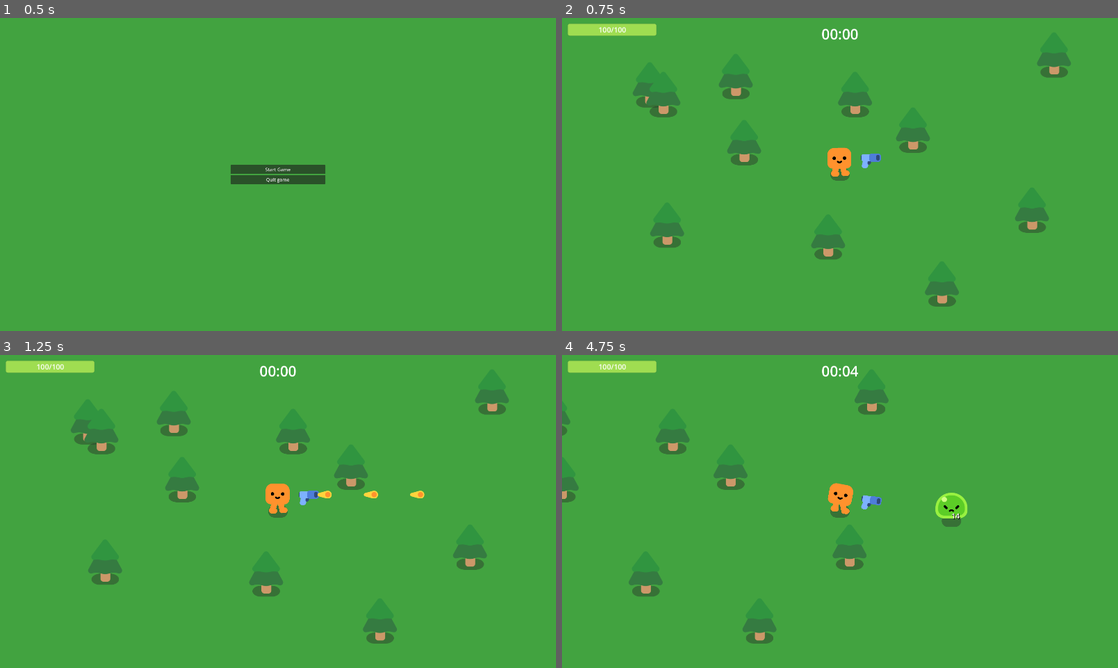
Above: before the commit, frames 1-4 (two rows, left to right).
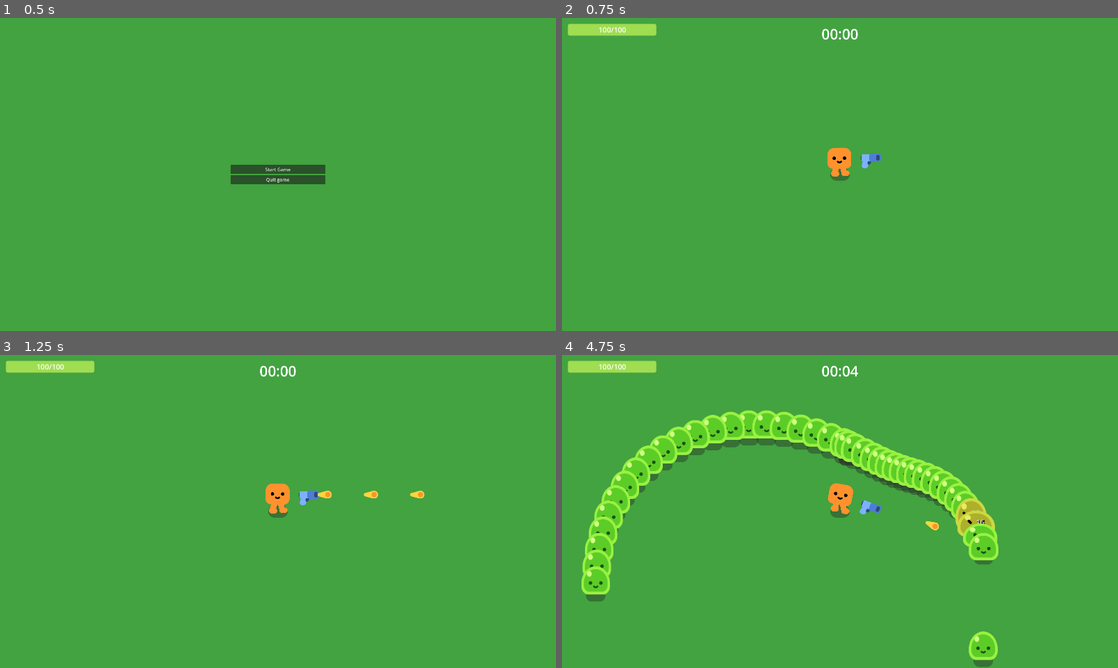
Above: after the commit, the same moments.

Repository: Gatreh/vampire-survivors-clone
Game: Godot game, scene res://MainMenu.tscn
The game is run twice, just before and just after one commit, with the same random seed, the same clock (stepped at 60 frames per second) and the same inputs.
Inputs:
- Up to frame 1 (0.5 s): no input
- Up to frame 2 (0.75 s): click "Start Game" at 0.5 s
- Up to frame 3 (1.25 s): no input
- Up to frame 4 (4.75 s): tap Enter at 1.25 s; hold D (move_right) 1.28-2.03 s; hold S (move_down) 2.03-2.78 s; hold D (move_right) 2.78-3.53 s; hold W (move_up) 3.53-4.28 s; hold A (move_left) from 4.28 s (still down)

Frame 1 is identical in both runs. In frame 2, 4.0% of the frame differs, in the area x 12-92%, y 10-93%; in frame 3, 4.0%; in frame 4, 13%, in the area x 0-79%, y 10-100%.

Commit message:
Added circle spawning and finished off random spawning. Just need various circle definitions and it's on to line spawning

Diff:
--- a/Bat_Mob.tscn
+++ b/Bat_Mob.tscn
@@ -9,6 +9,8 @@
 [node name="BatMob" type="CharacterBody2D"]
 collision_layer = 2
 collision_mask = 5
+motion_mode = 1
+wall_min_slide_angle = 1.5708
 platform_floor_layers = 4294967040
 script = ExtResource("1_aa0e3")
 
--- a/Game.gd
+++ b/Game.gd
@@ -33,7 +33,9 @@
 # Spawntimer will use times from time(m, s) or conditions to summon mobs.
 # Below are some examples
 func _on_SpawnTimer():
-	Random(randi_range(0, mobs.size() - 1))
+	if AtTime(0, 2):
+		Circle(SLIME, 4)
+		CircleFullSpawner(SLIME, null, 4, 0.00, 270, 90, false, true)
 
 #region Patterns
 
--- a/Game.tscn
+++ b/Game.tscn
@@ -6,7 +6,7 @@
 
 [sub_resource type="Curve2D" id="Curve2D_cwgn1"]
 _data = {
-"points": PackedVector2Array(-600, 0, 600, 0, 0, -900, 0, -750, 0, 750, 1300, 0, 600, 0, -600, 0, 0, 900, 0, 750, 0, -750, -1300, 0, -600, 0, 0, 0, 0, -900)
+"points": PackedVector2Array(-600, 0, 750, 0, 0, -1100, 0, -750, 0, 750, 1300, 0, 750, 0, -750, 0, 0, 1100, 0, 750, 0, -750, -1300, 0, -750, 0, 0, 0, 0, -1100)
 }
 point_count = 5
 
@@ -31,9 +31,9 @@
 
 [node name="SmallCircleFollow" type="PathFollow2D" parent="Player/OutsideCamera"]
 unique_name_in_owner = true
-position = Vector2(-0.00244135, 900)
-rotation = -3.14159
-progress = 3588.04
+position = Vector2(-538.487, -1028.08)
+rotation = -0.289649
+progress = 7176.07
 
 [node name="Stopwatch" type="Timer" parent="."]
 autostart = true
@@ -44,6 +44,7 @@
 
 [node name="mapobjects" type="Node2D" parent="."]
 y_sort_enabled = true
+position = Vector2(2373, 0)
 
 [node name="CornerTrees" type="Node2D" parent="mapobjects"]
 y_sort_enabled = true
--- a/Slime_Mob.tscn
+++ b/Slime_Mob.tscn
@@ -9,6 +9,8 @@
 [node name="SlimeMob" type="CharacterBody2D"]
 collision_layer = 2
 collision_mask = 5
+motion_mode = 1
+wall_min_slide_angle = 1.5708
 platform_floor_layers = 4294967040
 script = ExtResource("1_1kbs2")
 
--- a/SpawningPatterns.gd
+++ b/SpawningPatterns.gd
@@ -11,6 +11,9 @@
 }
 enum {SLIME, BAT}
 
+var distance = 0	# The total distance between point a and point b
+var step = 0.0 		# The space between each spawned mobType
+
 #Pass array and mob to this function to override base stat
 #Array should be two dimensional with name like ["SPEED", 2000]
 func _set_stats(mob, newStats):
@@ -18,17 +21,17 @@
 		mob.STATS[stat[0]] = stat[1]
 
 #region Random spawning pattern
-func Random(mob): RandomFullSpawner(mob, null, 1, 0.00)
-func RandomWithStat(mob, newStats): RandomFullSpawner(mob, newStats, 1, 0.00)
-func RandomMultiple(mob, count): RandomFullSpawner(mob, null, count, 0.00)
-func RandomWithStatMultiple(mob, count, newStats): RandomFullSpawner(mob, newStats, count, 0.00)
-func RandomDelayed(mob, count, delay): RandomFullSpawner(mob, null, count, delay)
-func RandomWithStatDelayed(mob, newStats, count, delay): RandomFullSpawner(mob, newStats, count, delay)
+func Random(mobType): RandomFullSpawner(mobType, null, 1, 0.00)
+func RandomWithStat(mobType, newStats): RandomFullSpawner(mobType, newStats, 1, 0.00)
+func RandomMultiple(mobType, amount): RandomFullSpawner(mobType, null, amount, 0.00)
+func RandomWithStatMultiple(mobType, amount, newStats): RandomFullSpawner(mobType, newStats, amount, 0.00)
+func RandomDelayed(mobType, amount, delay): RandomFullSpawner(mobType, null, amount, delay)
+func RandomWithStatDelayed(mobType, newStats, amount, delay): RandomFullSpawner(mobType, newStats, amount, delay)
 
-func RandomFullSpawner(mob, newStats, count, delay):
-	for x in count:
-		var spawn = ENEMY[mob].instantiate()
-		spawn.mobName = ENEMY_NAME[mob]
+func RandomFullSpawner(mobType, newStats, amount, delay):
+	for x in amount:
+		var spawn = ENEMY[mobType].instantiate()
+		spawn.mobName = ENEMY_NAME[mobType]
 		if newStats != null:
 			_set_stats(spawn, newStats)
 		%SmallCircleFollow.progress_ratio = randf()
@@ -37,3 +40,32 @@
 		if delay > 0.00:
 			await get_tree().create_timer(delay).timeout
 #endregion
+#CircleFullSpawner(1, null, 0, 0.00, 0, 360, true, false)
+#region Circle sparning pattern
+func Circle(mobType, amount): CircleFullSpawner(mobType, null, amount, 0.00, 0, 360, true, false)
+
+func CircleFullSpawner(mobType:int, newStats, amount:int, delay:float,
+						startDeg:int, endDeg:int, separate:bool, fill:bool):
+	if startDeg < endDeg:	distance = (endDeg - startDeg) / 360.0
+	if startDeg > endDeg:	distance = (360 - (startDeg - endDeg)) / 360.0
+
+	if separate:	step = distance / (amount - 1.0)
+	else:	step = 0.01226 # Size of mobType collision box / length of track in pixels
+
+	if fill:	amount = distance / step # Places as many enemies as will fit in the area specified
+	%SmallCircleFollow.progress_ratio = startDeg / 360.0
+	for x in amount:
+		var spawn = ENEMY[mobType].instantiate()
+		spawn.mobName = ENEMY_NAME[mobType]
+		if newStats != null:
+			_set_stats(spawn, newStats)
+		spawn.global_position = %SmallCircleFollow.global_position
+		add_child(spawn)
+		if %SmallCircleFollow.progress_ratio + step > 1:
+			var leftover = (%SmallCircleFollow.progress_ratio + step) - 1
+			%SmallCircleFollow.progress_ratio = leftover
+		else:
+			%SmallCircleFollow.progress_ratio += step
+		if delay > 0.00:
+			await get_tree().create_timer(delay).timeout
+#endregion
